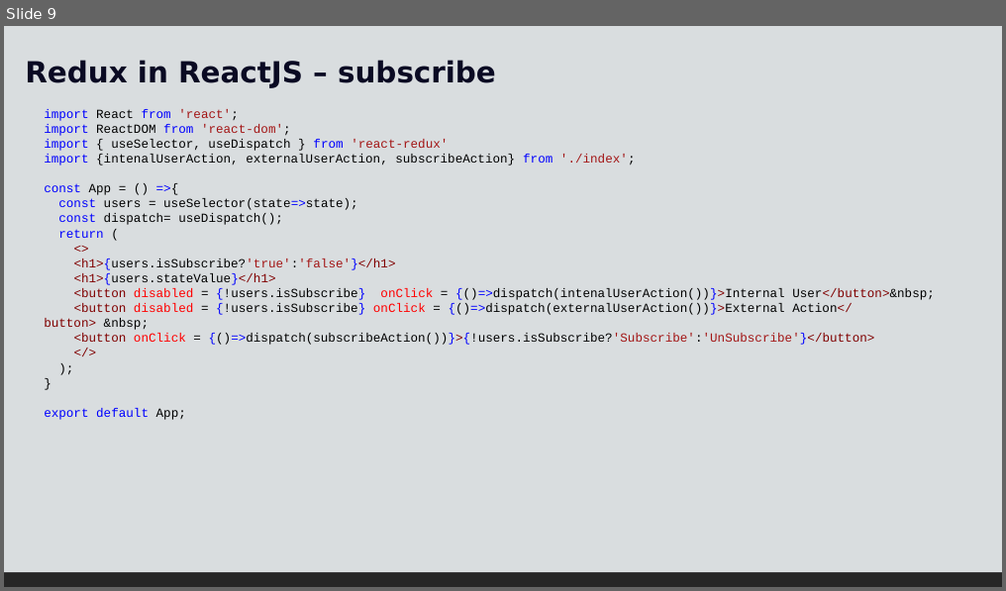
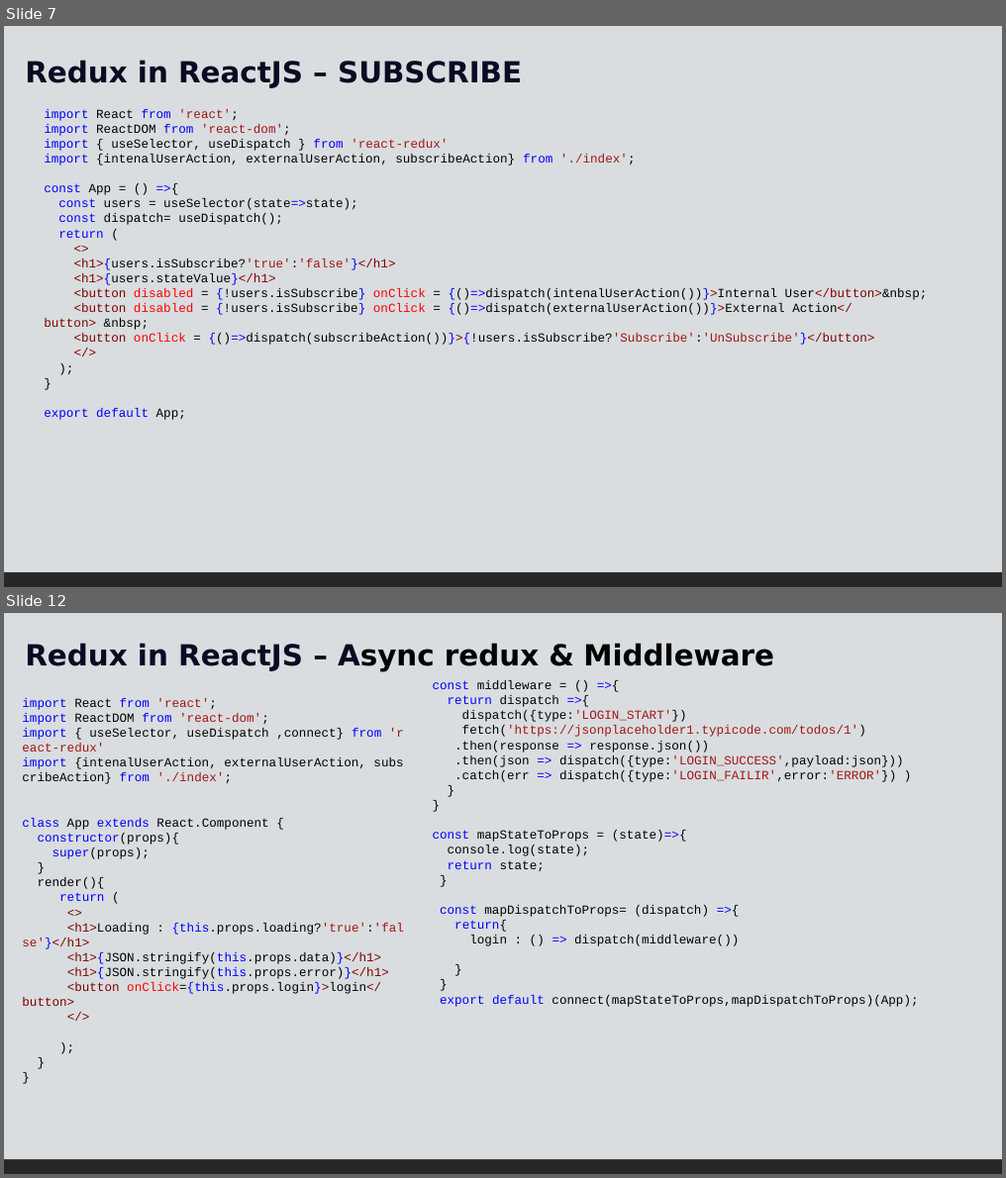
Before and after one commit to bharathi2k6/Learn_React, a slide deck: doc/React-5.pptx. Shown one above the other, each under a label of ours: slide 9 before the commit, slides 7 and 12 after it; the slides between them are not shown. The pictures are 1006x591 and 1006x1178 pixels, drawn with LibreOffice and Linux fonts; fonts in the diff are those of the drawing. Boxes give left, top, right and bottom in pixels: in the first picture for what was removed or moved away, otherwise in the second. Text is boxed around its words. In the diff, an @@ line names an element or a change of style, - is before the commit and + after.

Commit message:
all redux

```diff
--- a/doc/React-5.pptx
+++ b/doc/React-5.pptx
@@ slide 12 added at [4,613,1002,1174], background #FFFFFF; not listed: 1 template element that a slide beside it also shows @@
@@ rectangle added at [4,613,1002,1159], fill #D9DDDF @@
@@ text added at [25,643,774,671], 28 pt, text #000000, bold @@
+Redux in ReactJS – Async redux & Middleware
@@ text added at [22,698,404,1006], 12 pt, text #000000 @@
+import React from 'react';
+import ReactDOM from 'react-dom';
+import { useSelector, useDispatch ,connect} from 'react-redux'
+import {intenalUserAction, externalUserAction, subscribeAction} from './index';
+class App extends React.Component {
+constructor(props){
+super(props);
+}
+render(){
+return (
+<>
+<h1>Loading : {this.props.loading?'true':'false'}</h1>
+<h1>{JSON.stringify(this.props.data)}</h1>
+<h1>{JSON.stringify(this.props.error)}</h1>
+<button onClick={this.props.login}>login</button>
+</>
+);
+}
+}
@@ text added at [433,680,918,1007], 12 pt, text #000000 @@
+const middleware = () =>{
+return dispatch =>{
+dispatch({type:'LOGIN_START'})
+fetch('https://jsonplaceholder1.typicode.com/todos/1')
+.then(response => response.json())
+.then(json => dispatch({type:'LOGIN_SUCCESS',payload:json}))
+.catch(err => dispatch({type:'LOGIN_FAILIR',error:'ERROR'}) )
+}
+}
+const mapStateToProps = (state)=>{
+console.log(state);
+return state;
+}
+const mapDispatchToProps= (dispatch) =>{
+return{
+login : () => dispatch(middleware())
+}
+}
+export default connect(mapStateToProps,mapDispatchToProps)(App);
@@ what was slide 9 is now slide 7 @@
@@ slide 7 changed as well @@
@@ text at [25,60,522,88]: text changed @@
-Redux in ReactJS – subscribe
+Redux in ReactJS – SUBSCRIBE
@@ text "import React from 'react';" rewrapped from [44,109,935,420] to [44,109,928,420] @@
```
Also in this commit, not shown: 7 other slides changed, 3 other slides added, 3 slides removed, 30 other files.
